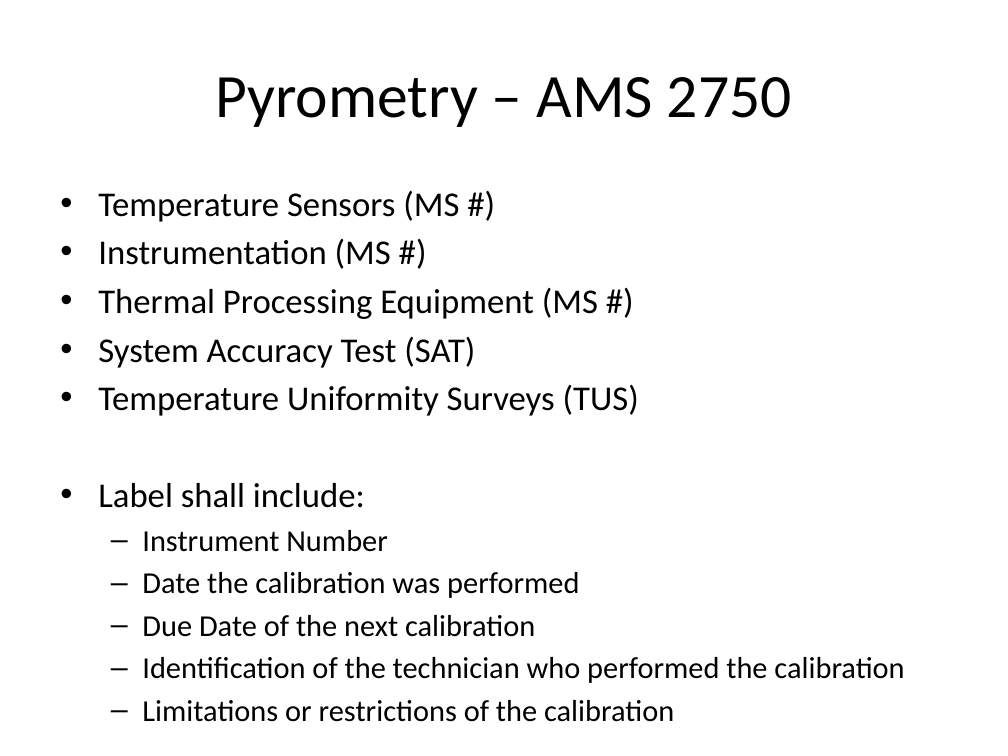
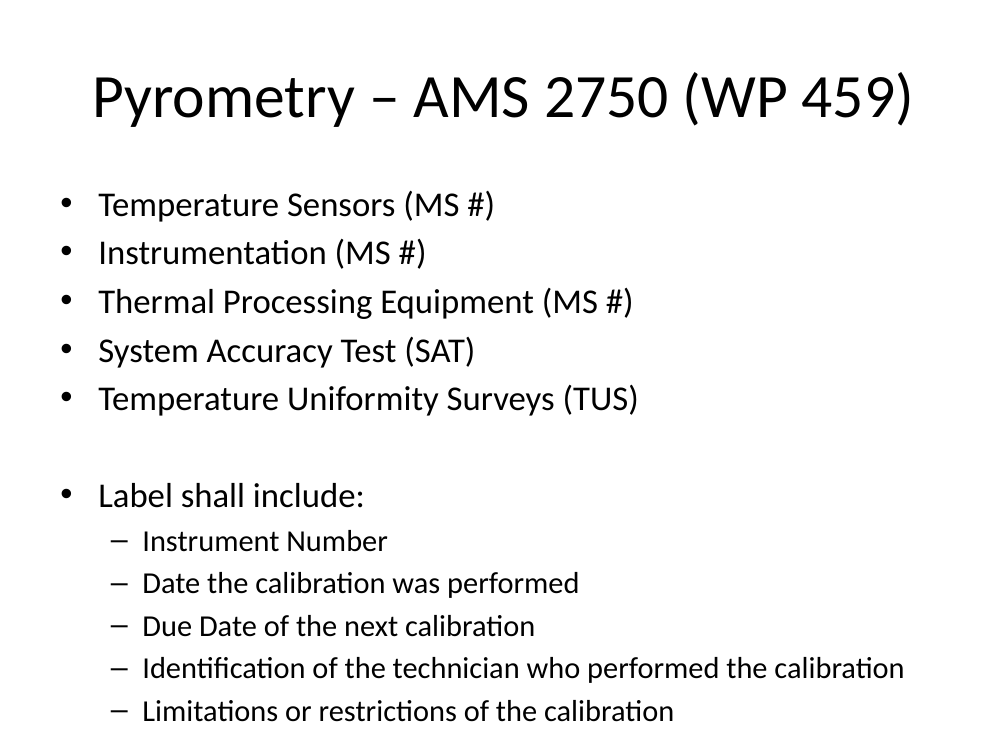
Before and after one commit to hggumich/training, a slide deck: slide 24 of Cad Plating.pptx. Drawn at 1008x756 pixels with LibreOffice and Linux fonts; fonts in the diff are those of the drawing. Boxes give left, top, right and bottom in pixels: in the first picture for what was removed or moved away, otherwise in the second. Text is boxed around its words. In the diff, an @@ line names an element or a change of style, - is before the commit and + after.

Commit message:
add pyrometry and training revision

```diff
--- a/Cad Plating.pptx
+++ b/Cad Plating.pptx
@@ title at <box>92,72,914,127</box>: text changed @@
-Pyrometry – AMS 2750
+Pyrometry – AMS 2750 (WP 459)
```
Also in this commit, not shown: 1 other slide changed, 2 slides added.
